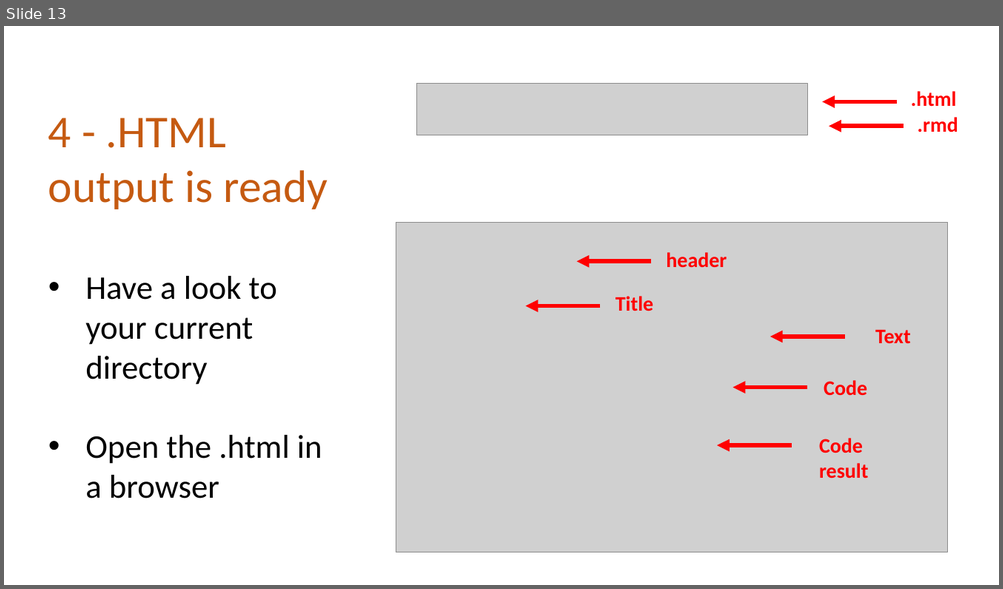
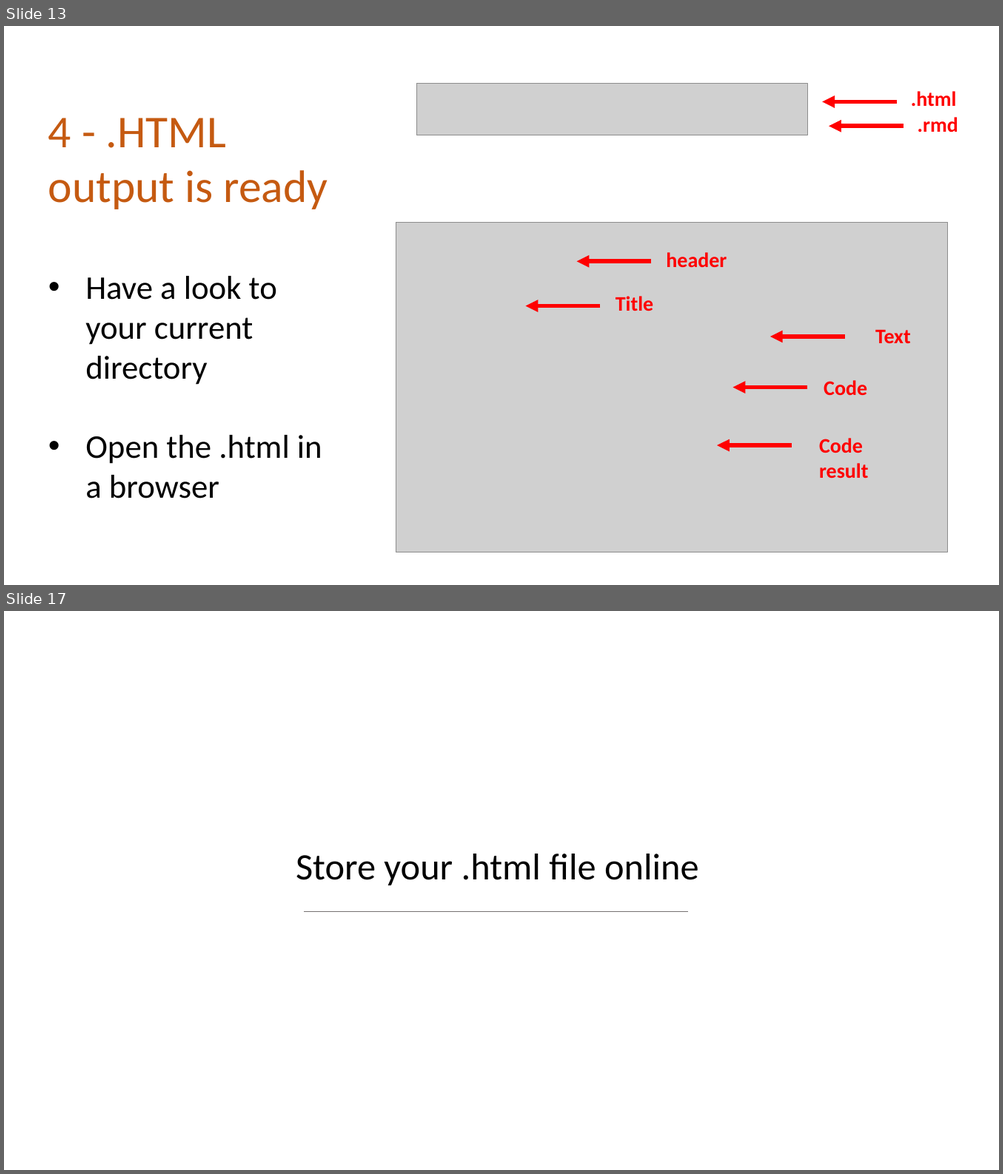
Before and after one commit to holtzy/Teaching, a slide deck: Intro_Github.pptx. Shown one above the other, each under a label of ours: slide 13 before the commit, slides 13 and 17 after it; the slides between them are not shown. The pictures are 1003x589 and 1003x1174 pixels, drawn with LibreOffice and Linux fonts; fonts in the diff are those of the drawing; grey boxes stand for pictures; background and template pictures are left out. Boxes give left, top, right and bottom in pixels: in the first picture for what was removed or moved away, otherwise in the second. Text is boxed around its words. In the diff, an @@ line names an element or a change of style, - is before the commit and + after.

```diff
--- a/Intro_Github.pptx
+++ b/Intro_Github.pptx
@@ slide 17 added at <box>4,611,999,1170</box>, background picture (left out) @@
@@ text added at <box>296,854,699,886</box>, 36 pt, text #000000 @@
+Store your .html file online
@@ line added from (304, 911) to (688, 911), #767171 0.5 pt @@
```
Also in this commit, not shown: 2 slides changed, 3 other slides added, 18 slides removed, 1 other file.
